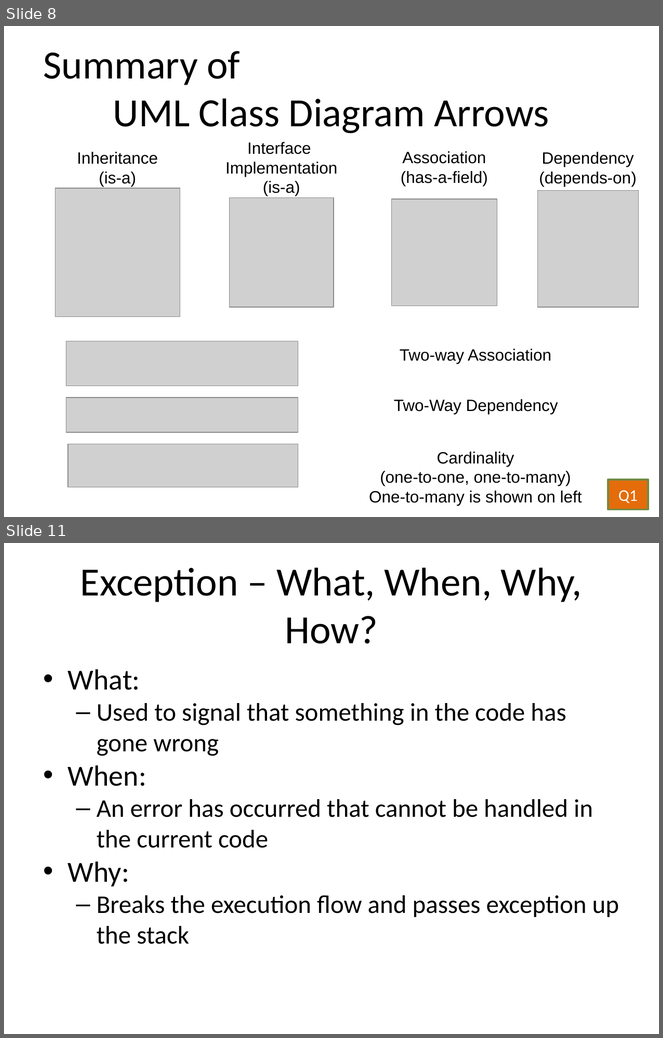
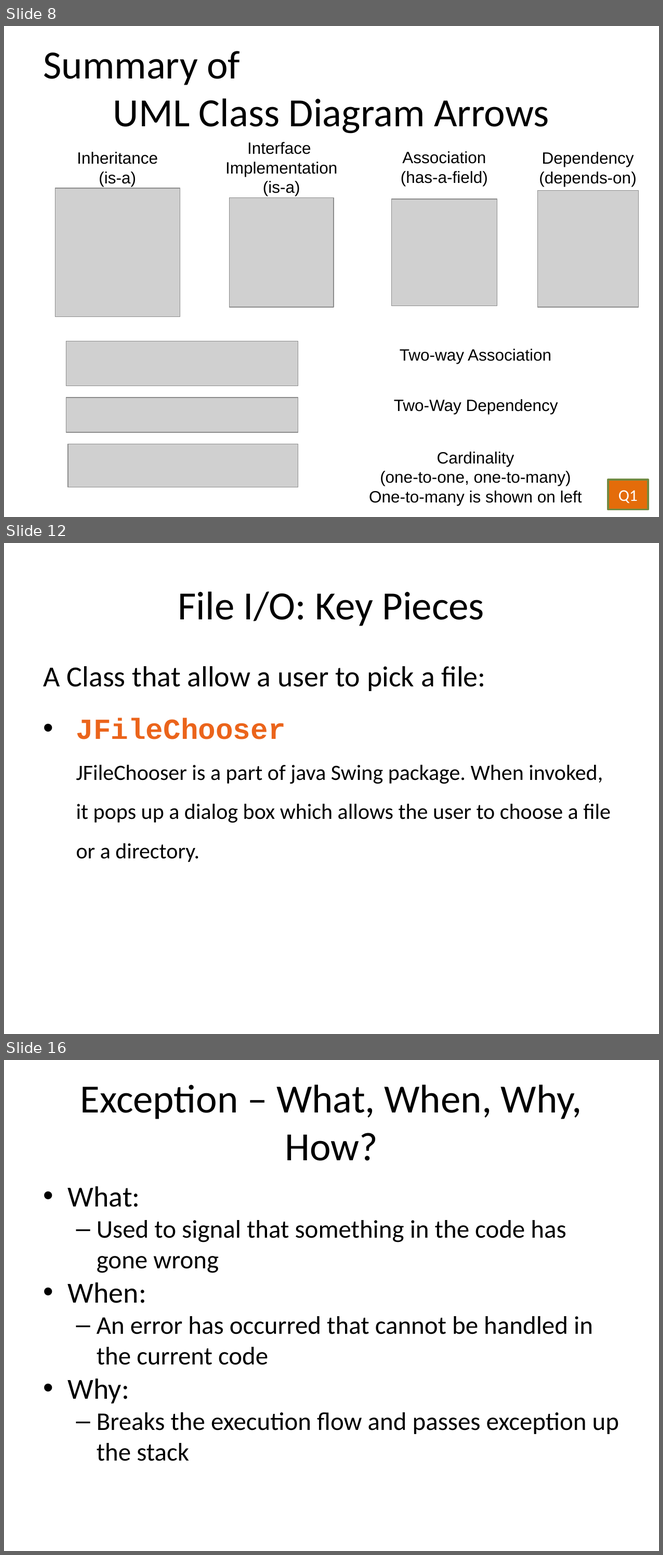
Before and after one commit to RHIT-CSSE/csse220, a slide deck: ClassMaterials/OOAndExceptions/Slides/OODFilesExceptions.pptx. Shown one above the other, each under a label of ours: slides 8 and 11 before the commit, slides 8, 12 and 16 after it; the slides between them are not shown. The pictures are 663x1038 and 663x1555 pixels, drawn with LibreOffice and Linux fonts; fonts in the diff are those of the drawing; grey boxes stand for pictures. Boxes give left, top, right and bottom in pixels: in the first picture for what was removed or moved away, otherwise in the second. Text is boxed around its words. In the diff, an @@ line names an element or a change of style, - is before the commit and + after.

```diff
--- a/ClassMaterials/OOAndExceptions/Slides/OODFilesExceptions.pptx
+++ b/ClassMaterials/OOAndExceptions/Slides/OODFilesExceptions.pptx
@@ slide 12 added at bbox=[4, 543, 659, 1034], background #FFFFFF @@
@@ text added at bbox=[178, 591, 484, 626], 44 pt, text #000000 @@
+File I/O: Key Pieces
@@ text added at bbox=[44, 666, 611, 862], 24 pt, text #000000 @@
+A Class that allow a user to pick a file:
+• JFileChooser
+  JFileChooser is a part of java Swing package. When invoked, it pops up a dialog box which allows the user to choose a file or a directory.
@@ what was slide 11 is now slide 16 @@
```
Also in this commit, not shown: 11 slides changed, 7 other slides added, 3 slides removed.
